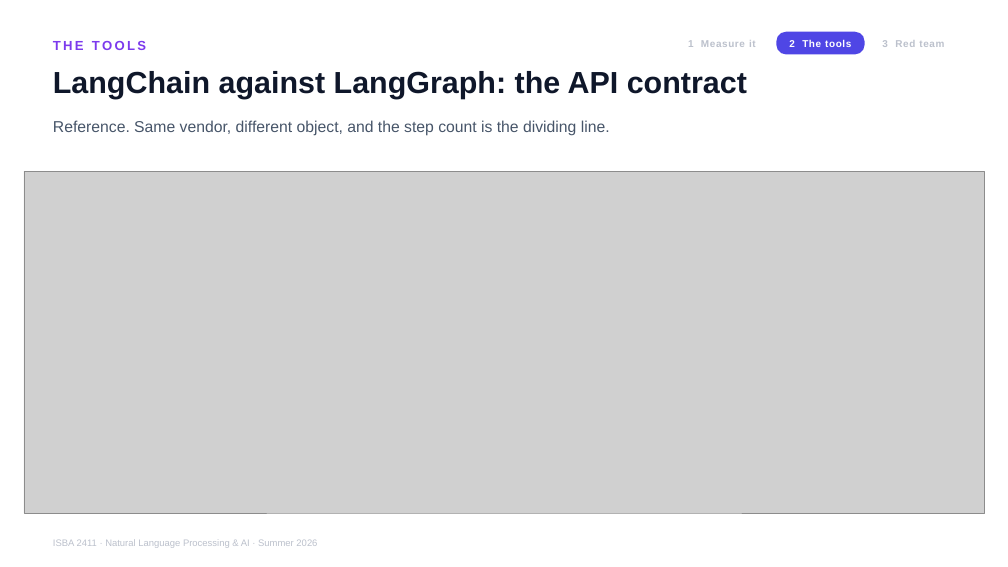
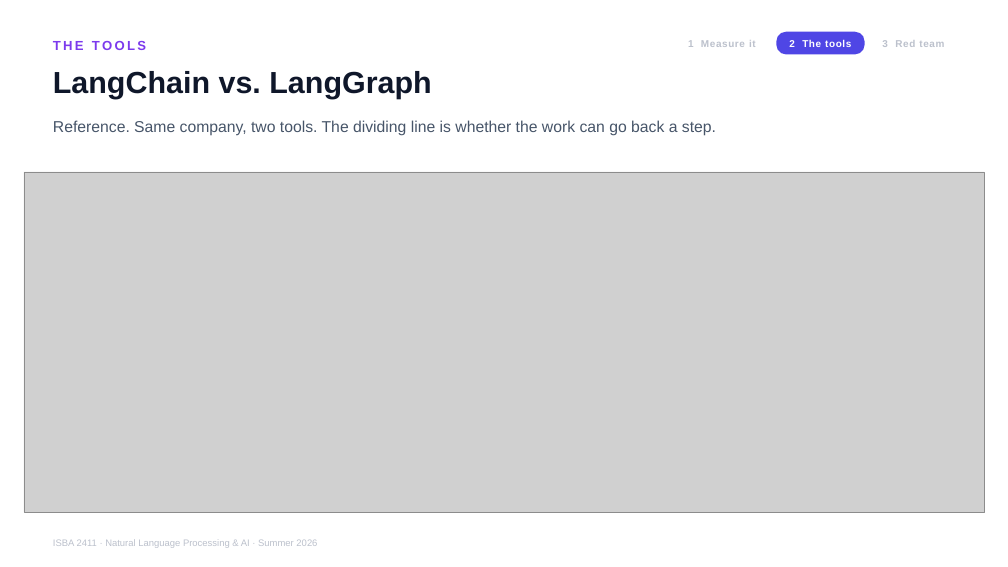
Before and after one commit to JulesMalin/isba2411-nlp, a slide deck: slide 6 of Week 9/L17_Support_Copilot_Audit.pptx. Drawn at 1008x567 pixels with LibreOffice and Linux fonts; fonts in the diff are those of the drawing; grey boxes stand for pictures. Boxes give left, top, right and bottom in pixels: in the first picture for what was removed or moved away, otherwise in the second. Text is boxed around its words. In the diff, an @@ line names an element or a change of style, - is before the commit and + after.

Commit message:
Week 9: L17 slides 5 and 6 in plain language, retitled Libraries vs. Frameworks and LangChain vs. LangGraph

```diff
--- a/Week 9/L17_Support_Copilot_Audit.pptx
+++ b/Week 9/L17_Support_Copilot_Audit.pptx
@@ text at (53, 71, 431, 99): text changed @@
-LangChain against LangGraph: the API contract
+LangChain vs. LangGraph
@@ text at (53, 120, 716, 136): text changed @@
-Reference. Same vendor, different object, and the step count is the dividing line.
+Reference. Same company, two tools. The dividing line is whether the work can go back a step.
```
Also in this commit, not shown: 1 other slide changed.
